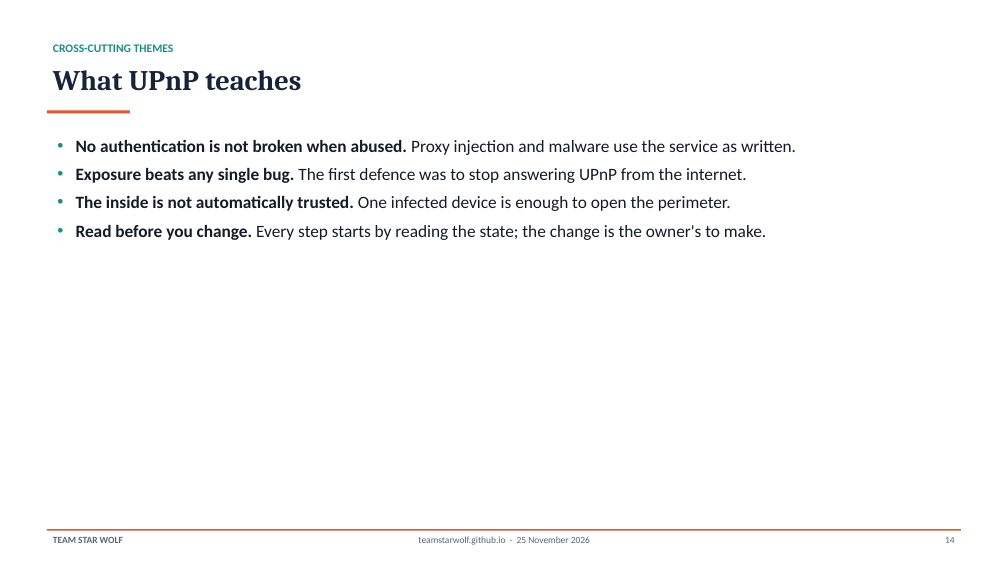
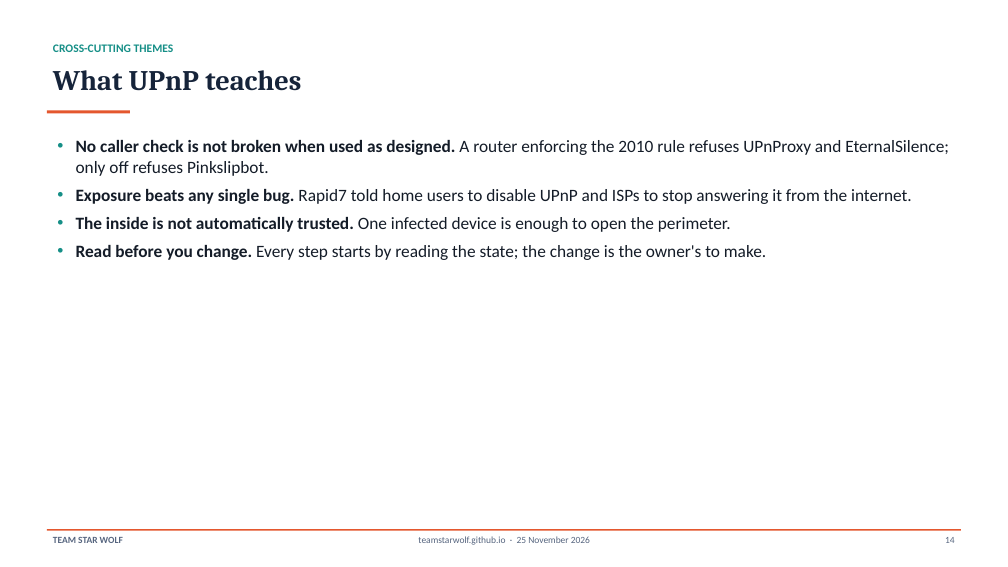
Before and after one commit to TeamStarWolf/TeamStarWolf, a slide deck: slide 14 of case-studies/slides/UPnP_Home_Network_Case_Study.pptx. Drawn at 1008x567 pixels with LibreOffice and Linux fonts; fonts in the diff are those of the drawing. Boxes give left, top, right and bottom in pixels: in the first picture for what was removed or moved away, otherwise in the second. Text is boxed around its words. In the diff, an @@ line names an element or a change of style, - is before the commit and + after.

```diff
--- a/case-studies/slides/UPnP_Home_Network_Case_Study.pptx
+++ b/case-studies/slides/UPnP_Home_Network_Case_Study.pptx
@@ text at <box>76,140,949,204</box>: text changed @@
-• No authentication is not broken when abused. Proxy injection and malware use the service as written.
-• Exposure beats any single bug. The first defence was to stop answering UPnP from the internet.
+• No caller check is not broken when used as designed. A router enforcing the 2010 rule refuses UPnProxy and EternalSilence; only off refuses Pinkslipbot.
+• Exposure beats any single bug. Rapid7 told home users to disable UPnP and ISPs to stop answering it from the internet.
```
Also in this commit, not shown: 12 other slides changed, 7 other files.
